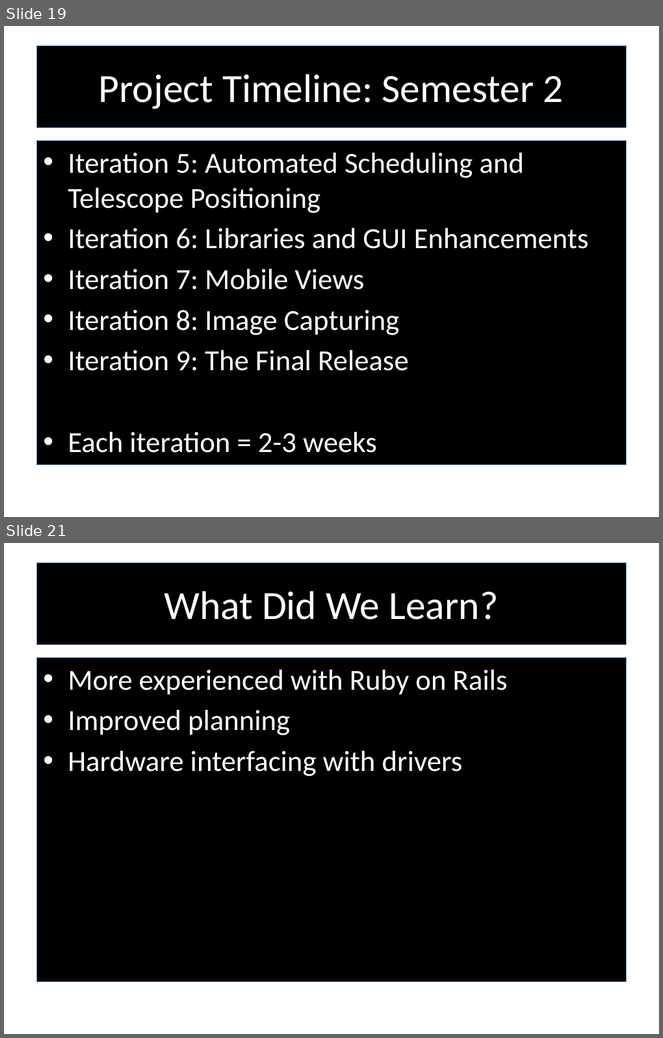
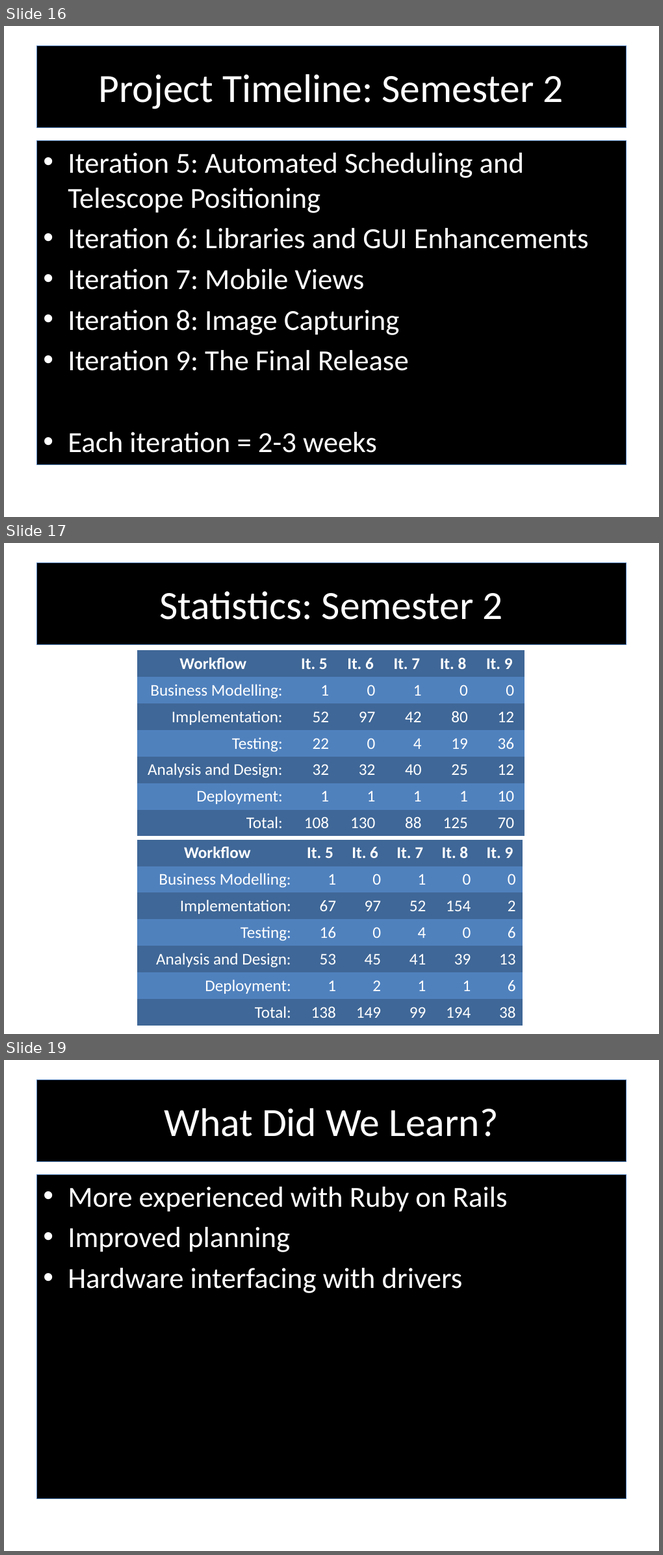
Before and after one commit to RedTeamCOSC470/Documentation, a slide deck: Stargazer_Presentation_Semester2.pptx. Shown one above the other, each under a label of ours: slides 19 and 21 before the commit, slides 16, 17 and 19 after it; the slides between them are not shown. The pictures are 663x1038 and 663x1555 pixels, drawn with LibreOffice and Linux fonts; fonts in the diff are those of the drawing; background and template pictures are left out. Boxes give left, top, right and bottom in pixels: in the first picture for what was removed or moved away, otherwise in the second. Text is boxed around its words. In the diff, an @@ line names an element or a change of style, - is before the commit and + after.

```diff
--- a/Stargazer_Presentation_Semester2.pptx
+++ b/Stargazer_Presentation_Semester2.pptx
@@ slide 17 added at bbox=[4, 543, 659, 1034], background picture (left out) @@
@@ title added at bbox=[36, 563, 627, 644], fill #000000, outline #4F81BD 0.75 pt, 44 pt, text #FFFFFF @@
+Statistics: Semester 2
@@ table added at bbox=[137, 650, 525, 836], 7 rows, 6 columns @@
+Workflow | It. 5 | It. 6 | It. 7 | It. 8 | It. 9
+Business Modelling: | 1 | 0 | 1 | 0 | 0
+Implementation: | 52 | 97 | 42 | 80 | 12
+Testing: | 22 | 0 | 4 | 19 | 36
+Analysis and Design: | 32 | 32 | 40 | 25 | 12
+Deployment: | 1 | 1 | 1 | 1 | 10
+Total: | 108 | 130 | 88 | 125 | 70
@@ table added at bbox=[137, 840, 523, 1026], 7 rows, 6 columns @@
+Workflow | It. 5 | It. 6 | It. 7 | It. 8 | It. 9
+Business Modelling: | 1 | 0 | 1 | 0 | 0
+Implementation: | 67 | 97 | 52 | 154 | 2
+Testing: | 16 | 0 | 4 | 0 | 6
+Analysis and Design: | 53 | 45 | 41 | 39 | 13
+Deployment: | 1 | 2 | 1 | 1 | 6
+Total: | 138 | 149 | 99 | 194 | 38
@@ what was slide 19 is now slide 16 @@
@@ what was slide 21 is now slide 19 @@
```
Also in this commit, not shown: 11 slides changed, 7 other slides added, 9 slides removed.
